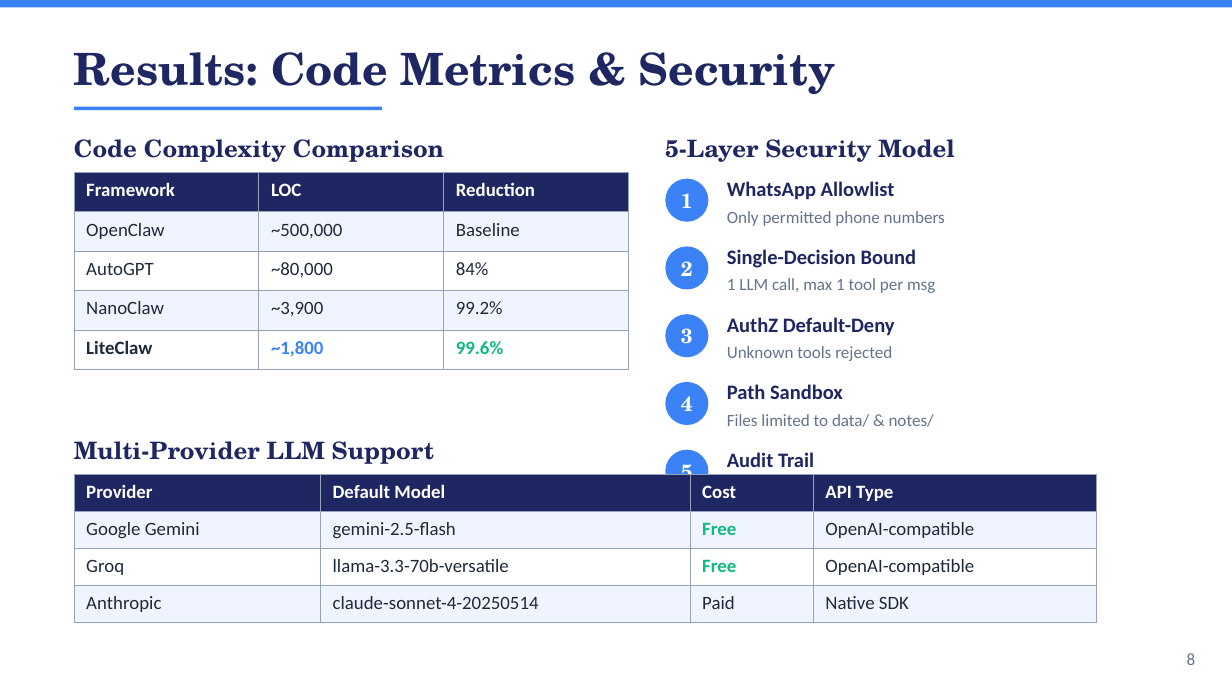
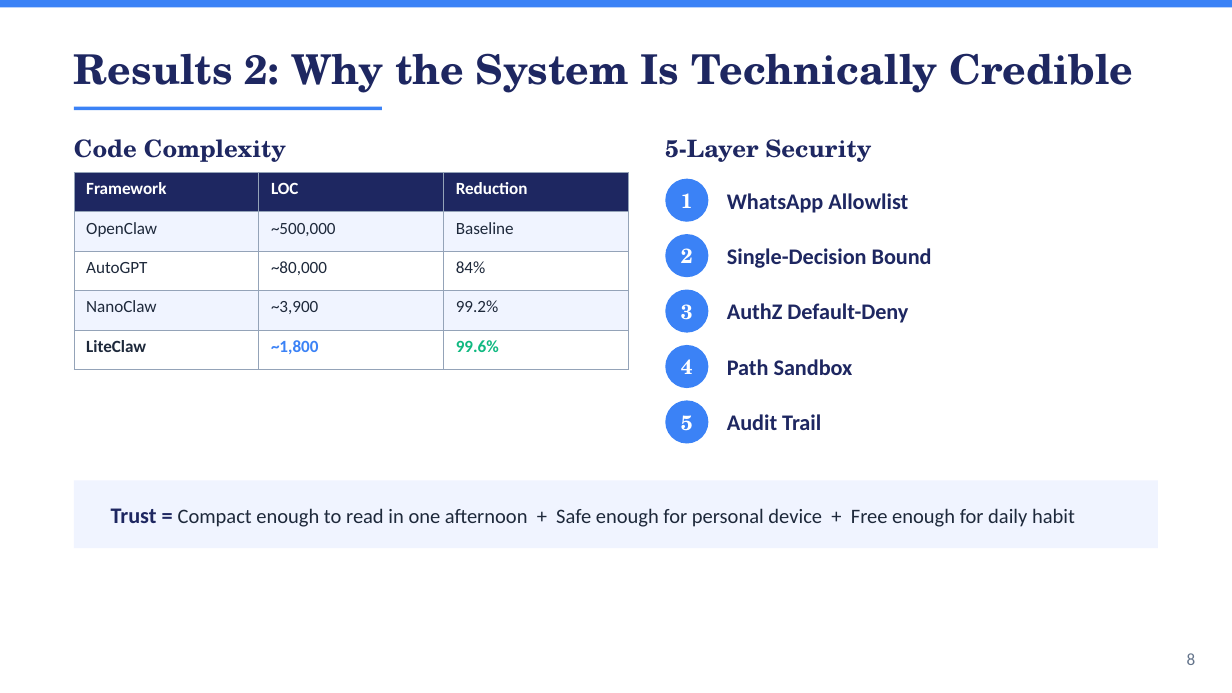
Before and after one commit to LIJianxuanLeo/liteclaw, a slide deck: slide 8 of docs/presentation.pptx. Drawn at 1232x693 pixels with LibreOffice and Linux fonts; fonts in the diff are those of the drawing. Boxes give left, top, right and bottom in pixels: in the first picture for what was removed or moved away, otherwise in the second. Text is boxed around its words. In the diff, an @@ line names an element or a change of style, - is before the commit and + after.

```diff
--- a/docs/presentation.pptx
+++ b/docs/presentation.pptx
@@ text at [74, 53, 1134, 93]: text changed; size 26 to 24 pt @@
-Results: Code Metrics & Security
+Results 2: Why the System Is Technically Credible
@@ text at [74, 139, 286, 162]: text changed @@
-Code Complexity Comparison
+Code Complexity
@@ text at [665, 139, 871, 162]: text changed @@
-5-Layer Security Model
+5-Layer Security
@@ table at [74, 172, 628, 358] @@
@@ size 11 to 10 pt @@
@@ text "2": place and size @@
-text "2" at [681, 261, 693, 276]
+text "2" at [681, 248, 693, 263]
@@ ellipse: place and size @@
-ellipse at [665, 246, 708, 290]
+ellipse at [665, 234, 708, 277]
@@ text removed at [727, 211, 945, 226] @@
-Only permitted phone numbers
@@ text "3": place and size @@
-text "3" at [681, 328, 693, 344]
+text "3" at [681, 304, 693, 320]
@@ ellipse: place and size @@
-ellipse at [665, 314, 708, 357]
+ellipse at [665, 290, 708, 333]
@@ text "AuthZ Default-Deny": place and size @@
-text "AuthZ Default-Deny" at [727, 317, 895, 336]
+text "AuthZ Default-Deny" at [727, 303, 908, 323]
@@ text removed at [727, 278, 935, 293] @@
-1 LLM call, max 1 tool per msg
@@ text "4": place and size @@
-text "4" at [681, 396, 693, 411]
+text "4" at [681, 359, 693, 374]
@@ ellipse: place and size @@
-ellipse at [665, 450, 708, 493]
+ellipse at [665, 345, 708, 388]
@@ text "Path Sandbox": place and size @@
-text "Path Sandbox" at [727, 384, 843, 399]
+text "Path Sandbox" at [727, 359, 853, 375]
@@ text removed at [727, 346, 892, 361] @@
-Unknown tools rejected
@@ ellipse: place and size @@
-ellipse at [665, 382, 708, 425]
+ellipse at [665, 400, 708, 444]
@@ text "5" rewrapped from [681, 464, 693, 486] to [681, 415, 693, 431] @@
@@ size 12 to 13 pt in 5 elements at [727, 193, 908, 213], [727, 248, 932, 268], [727, 303, 908, 323], [727, 359, 853, 375], [727, 414, 821, 430] @@
@@ text "Audit Trail": place and size @@
-text "Audit Trail" at [727, 452, 814, 467]
+text "Audit Trail" at [727, 414, 821, 430]
@@ text removed at [727, 414, 934, 427] @@
-Files limited to data/ & notes/
@@ text removed at [74, 441, 434, 464] @@
-Multi-Provider LLM Support
@@ table removed at [74, 474, 1096, 616], 4 rows, 4 columns @@
-Provider | Default Model | Cost | API Type
-Google Gemini | gemini-2.5-flash | Free | OpenAI-compatible
-Groq | llama-3.3-70b-versatile | Free | OpenAI-compatible
-Anthropic | claude-sonnet-4-20250514 | Paid | Native SDK
@@ rectangle added at [74, 480, 1158, 548], fill #F0F4FF @@
@@ text added at [111, 508, 1075, 527], 12 pt, text #1E293B @@
+Trust = Compact enough to read in one afternoon + Safe enough for personal device + Free enough for daily habit
@@ text removed at [727, 485, 861, 498] @@
-Every action logged
```
Also in this commit, not shown: 4 other slides changed, 5 slides added, 5 slides removed, 4 other files.
